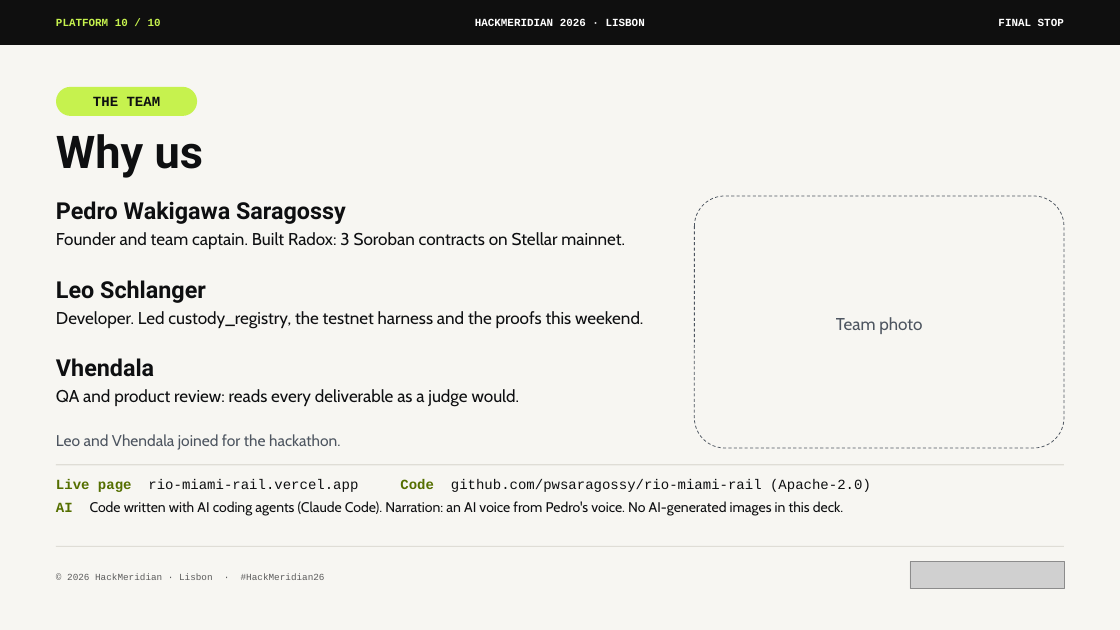
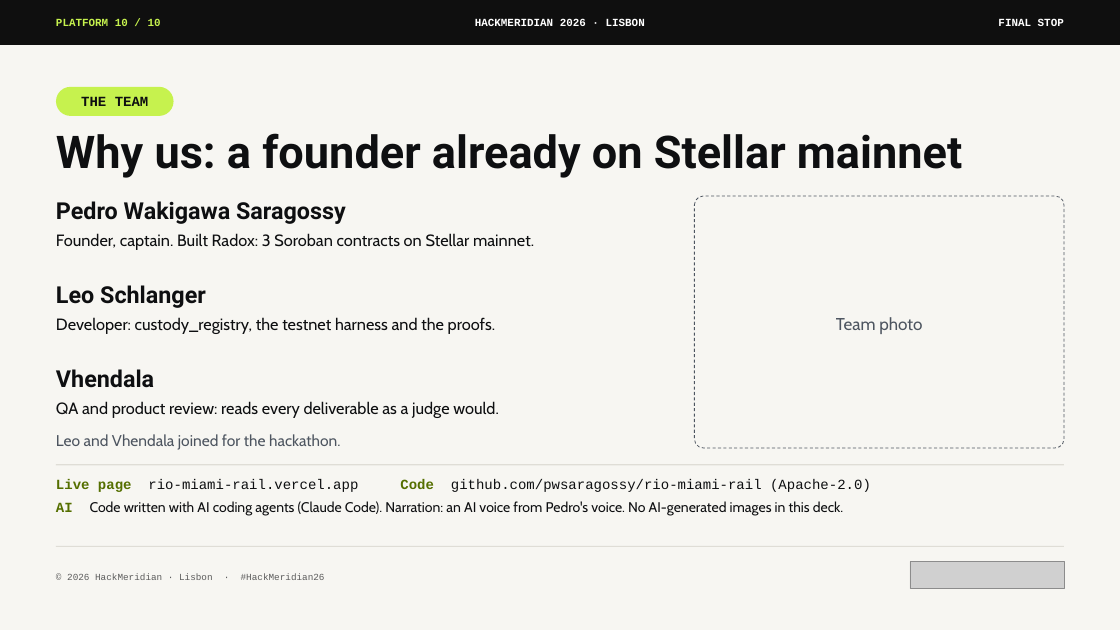
Before and after one commit to pwsaragossy/hackmeridian-cos, a slide deck: slide 10 of projects/hackmeridian-rail/deck/radox-custody-rail.pptx. Drawn at 1120x630 pixels with LibreOffice and Linux fonts; fonts in the diff are those of the drawing; grey boxes stand for pictures. Boxes give left, top, right and bottom in pixels: in the first picture for what was removed or moved away, otherwise in the second. Text is boxed around its words. In the diff, an @@ line names an element or a change of style, - is before the commit and + after.

```diff
--- a/projects/hackmeridian-rail/deck/radox-custody-rail.pptx
+++ b/projects/hackmeridian-rail/deck/radox-custody-rail.pptx
@@ rounded rectangle "THE TEAM": place and size @@
-rounded rectangle "THE TEAM" at <box>56,87,197,116</box>
+rounded rectangle "THE TEAM" at <box>56,87,174,116</box>
@@ text at <box>56,133,962,178</box>: text changed @@
-Why us
+Why us: a founder already on Stellar mainnet
@@ rounded rectangle at <box>694,196,1064,448</box>: proportions changed @@
@@ text at <box>56,233,534,250</box>: text changed; size 22 to 21 pt @@
-Founder and team captain. Built Radox: 3 Soroban contracts on Stellar mainnet.
+Founder, captain. Built Radox: 3 Soroban contracts on Stellar mainnet.
@@ text at <box>56,285,206,308</box>: more space between paragraphs @@
@@ text at <box>56,317,495,334</box>: text changed; size 22 to 21 pt @@
-Developer. Led custody_registry, the testnet harness and the proofs this weekend.
+Developer: custody_registry, the testnet harness and the proofs.
@@ text "Vhendala": place and size @@
-text "Vhendala" at <box>56,358,520,407</box>
+text "Vhendala" at <box>56,369,498,418</box>
@@ text "Vhendala" at <box>56,369,498,418</box>: size 22 to 21 pt in "QA and product review: reads every deliverable ..."; more space between paragraphs @@
```
Also in this commit, not shown: 9 other slides changed, 14 other files.
